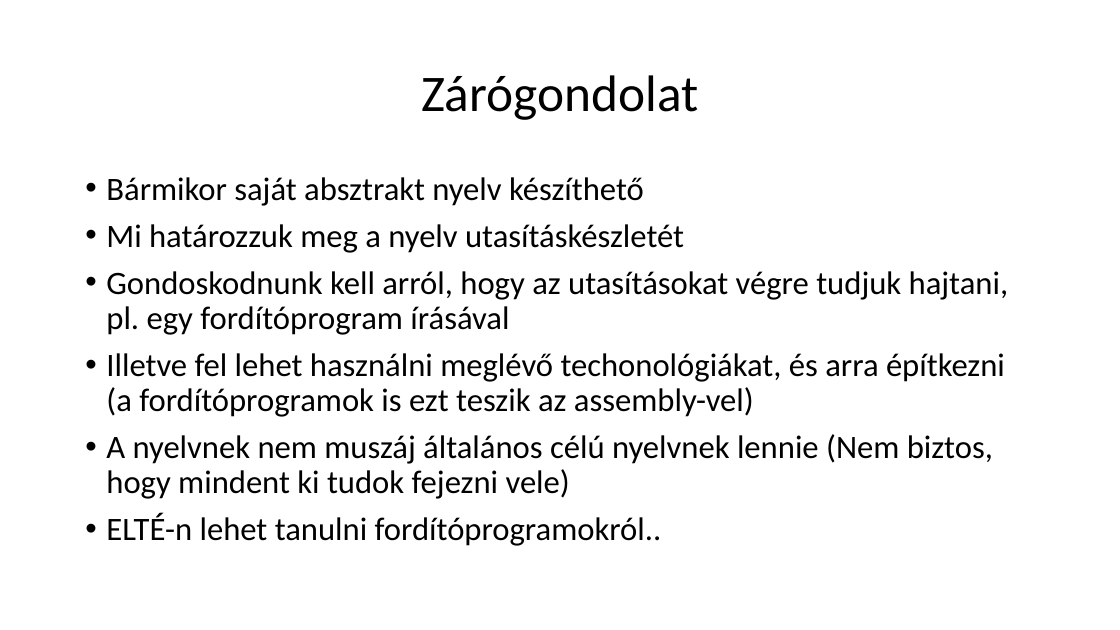
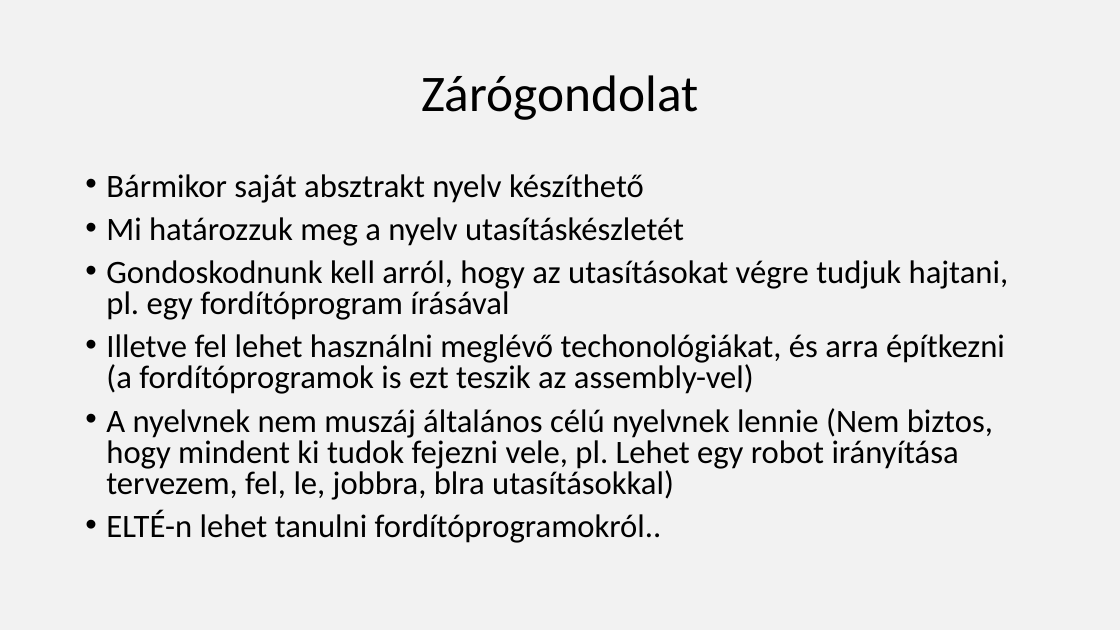
Before and after one commit to nagyandras95/Egyetem, a slide deck: slide 16 of efop/03/Absztakciós szintek a programozásban.pptx (slide 15 before the commit). Drawn at 1120x630 pixels with LibreOffice and Linux fonts; fonts in the diff are those of the drawing. Boxes give left, top, right and bottom in pixels: in the first picture for what was removed or moved away, otherwise in the second. Text is boxed around its words. In the diff, an @@ line names an element or a change of style, - is before the commit and + after.

```diff
--- a/efop/03/Absztakciós szintek a programozásban.pptx
+++ b/efop/03/Absztakciós szintek a programozásban.pptx
@@ background #FFFFFF to #E7E6E6 at 50% opacity @@
@@ text at (106,174,1008,543): line spacing 0.9 to 0.8 @@
@@ text at (106,408,993,500): text changed @@
-• A nyelvnek nem muszáj általános célú nyelvnek lennie (Nem biztos, hogy mindent ki tudok fejezni vele)
+• A nyelvnek nem muszáj általános célú nyelvnek lennie (Nem biztos, hogy mindent ki tudok fejezni vele, pl. Lehet egy robot irányítása tervezem, fel, le, jobbra, blra utasításokkal)
```
Also in this commit, not shown: 14 other slides changed, 2 slides added.
